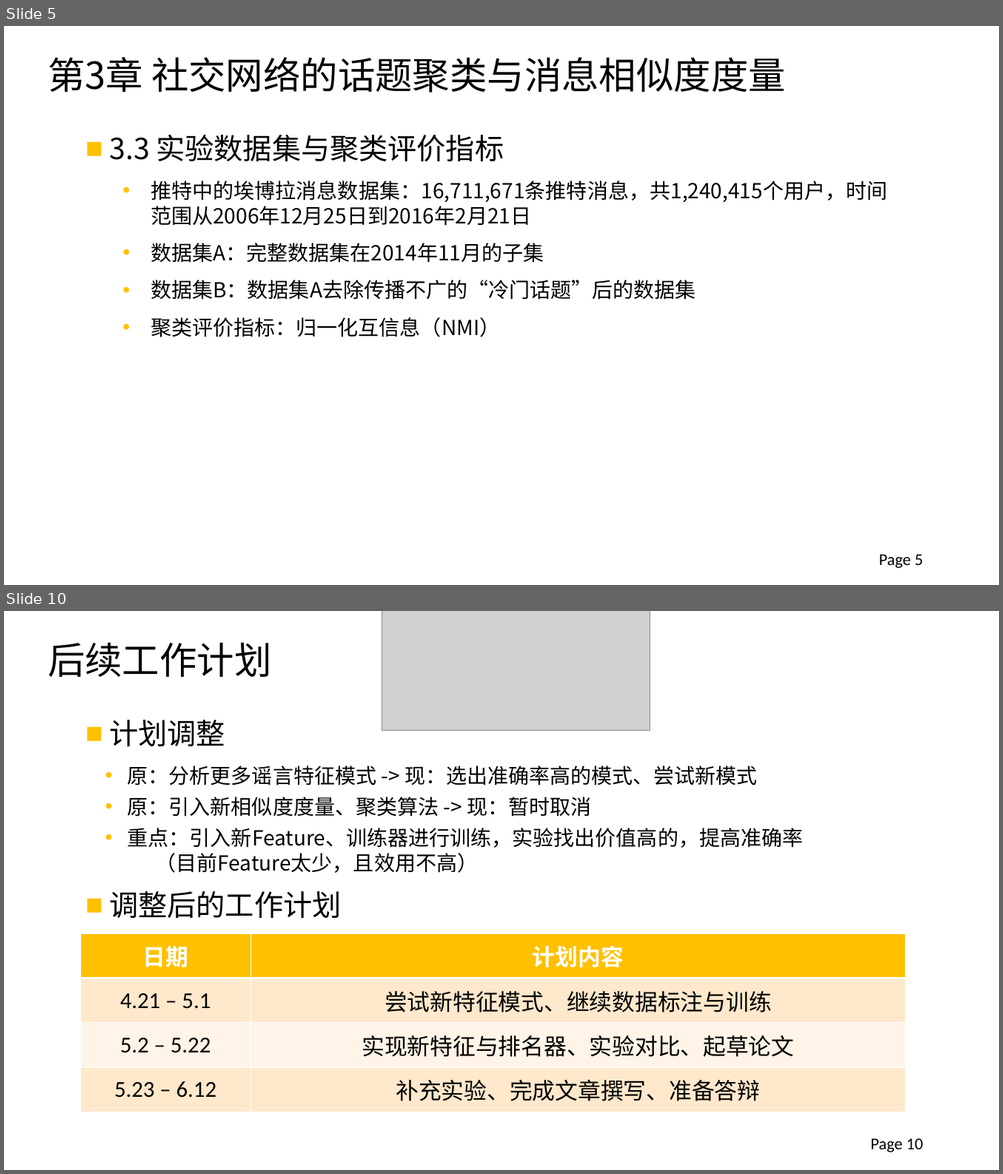
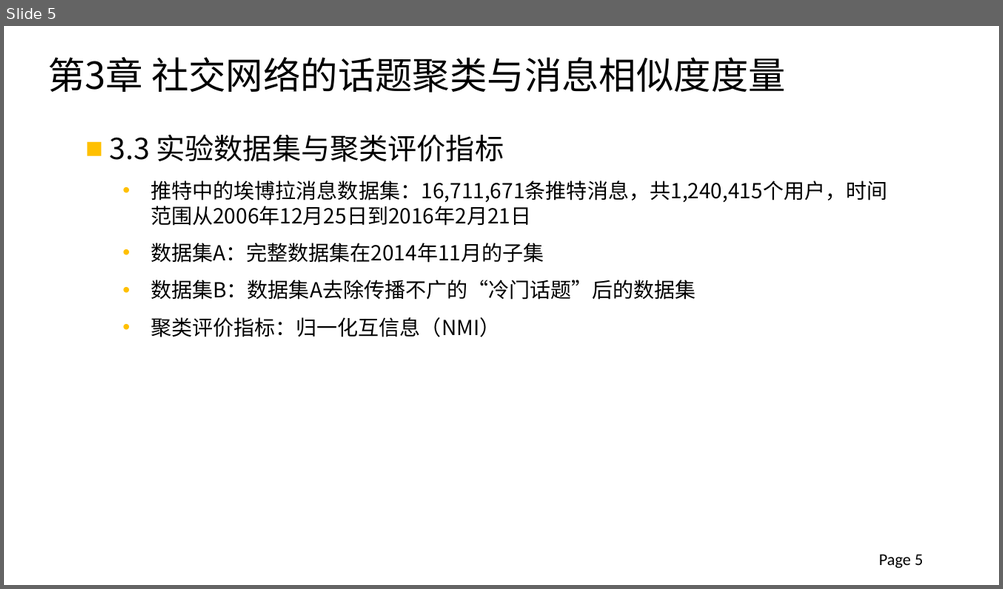
Before and after one commit to xinke0802/DataProcess, a slide deck: 2012013297_钟仰新_毕设论文答辩.pptx. Shown one above the other, each under a label of ours: slides 5 and 10 before the commit, slide 5 after it; the slides between them are not shown. The pictures are 1003x1174 and 1003x589 pixels, drawn with LibreOffice and Linux fonts; fonts in the diff are those of the drawing; grey boxes stand for pictures; background and template pictures are left out. Boxes give left, top, right and bottom in pixels: in the first picture for what was removed or moved away, otherwise in the second. Text is boxed around its words. In the diff, an @@ line names an element or a change of style, - is before the commit and + after.

```diff
--- a/2012013297_钟仰新_毕设论文答辩.pptx
+++ b/2012013297_钟仰新_毕设论文答辩.pptx
@@ slide 10 removed at [4, 611, 999, 1170], background #FFFFFF @@
@@ picture removed at [381, 611, 649, 730] @@
@@ text removed at [48, 642, 271, 677] @@
-后续工作计划
@@ text removed at [109, 720, 803, 919] @@
-■ 计划调整
-  • 原：分析更多谣言特征模式 -> 现：选出准确率高的模式、尝试新模式
-  • 原：引入新相似度度量、聚类算法 -> 现：暂时取消
-  • 重点：引入新Feature、训练器进行训练，实验找出价值高的，提高准确率
-    （目前Feature太少，且效用不高）
-■ 调整后的工作计划
@@ table removed at [80, 934, 905, 1113], 4 rows, 2 columns @@
-日期 | 计划内容
-4.21 – 5.1 | 尝试新特征模式、继续数据标注与训练
-5.2 – 5.22 | 实现新特征与排名器、实验对比、起草论文
-5.23 – 6.12 | 补充实验、完成文章撰写、准备答辩
@@ page number removed at [871, 1139, 923, 1153] @@
-Page 10
```
Also in this commit, not shown: 2 slides changed, 9 slides added, 3 other slides removed.
